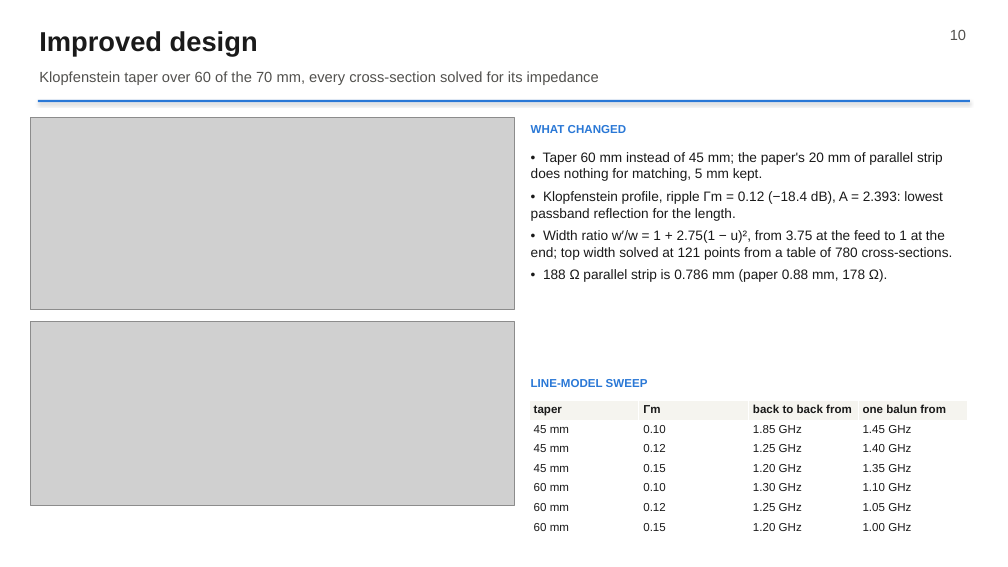
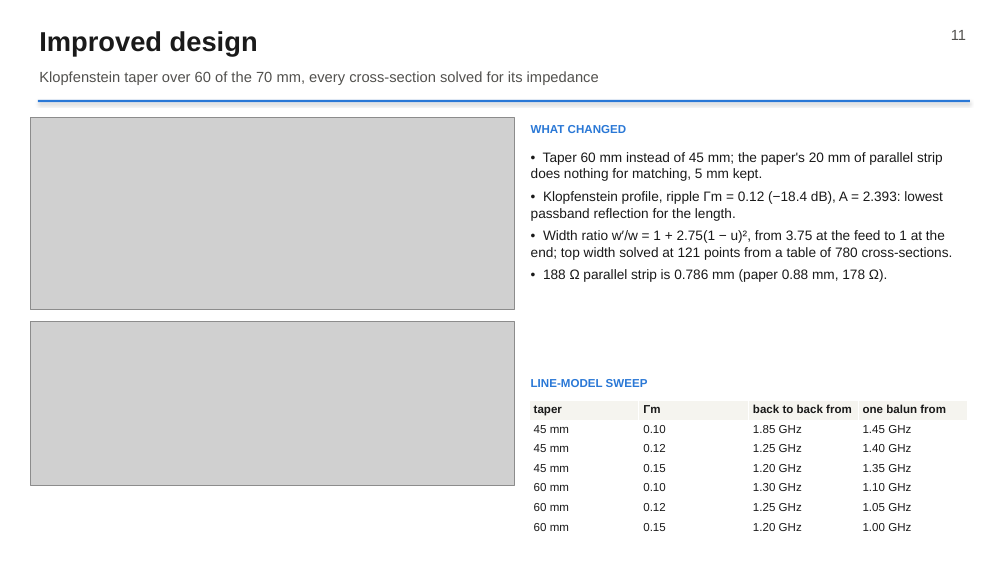
Before and after one commit to RushilJ2603/wideband-balun, a slide deck: slide 11 of slides/Wideband_Balun.pptx (slide 10 before the commit). Drawn at 1008x567 pixels with LibreOffice and Linux fonts; fonts in the diff are those of the drawing; grey boxes stand for pictures. Boxes give left, top, right and bottom in pixels: in the first picture for what was removed or moved away, otherwise in the second. Text is boxed around its words. In the diff, an @@ line names an element or a change of style, - is before the commit and + after.

```diff
--- a/slides/Wideband_Balun.pptx
+++ b/slides/Wideband_Balun.pptx
@@ text at bbox=[951, 30, 966, 40]: text changed @@
-10
+11
@@ picture: place and size @@
-picture at bbox=[30, 321, 514, 505]
+picture at bbox=[30, 321, 514, 485]
```
Also in this commit, not shown: 9 other slides changed, 1 slide added, 7 other files.
